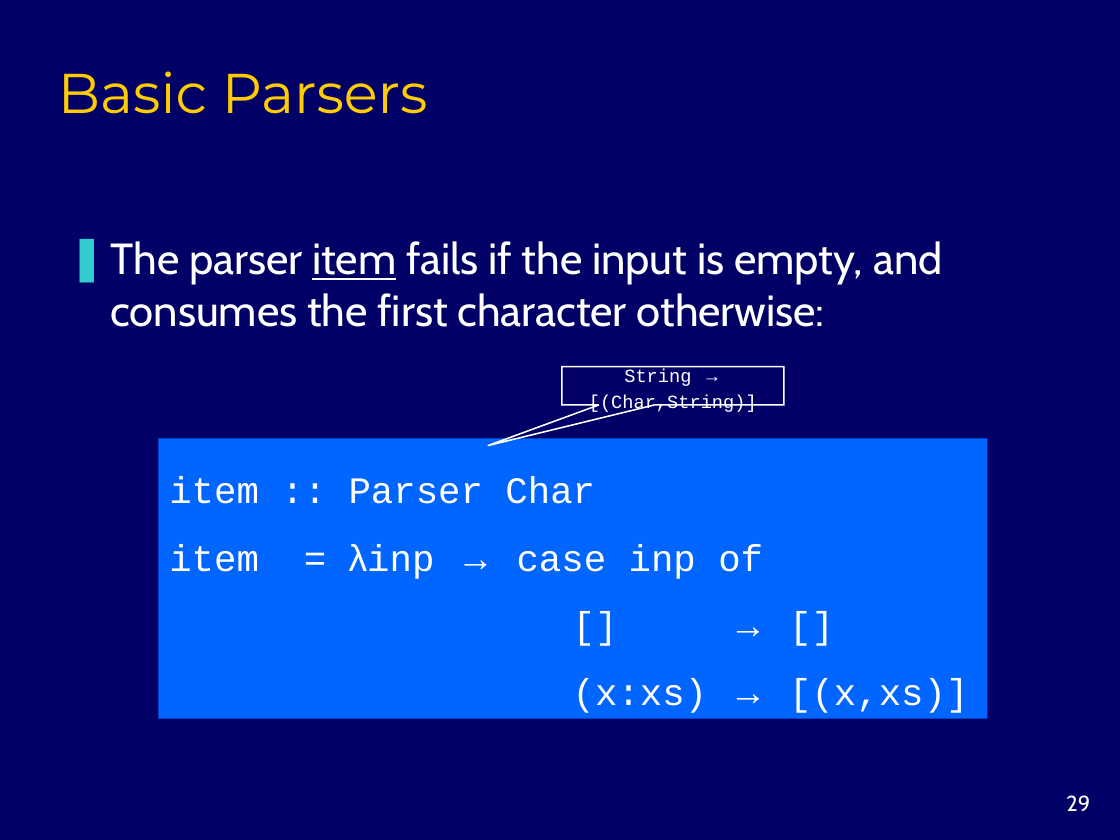
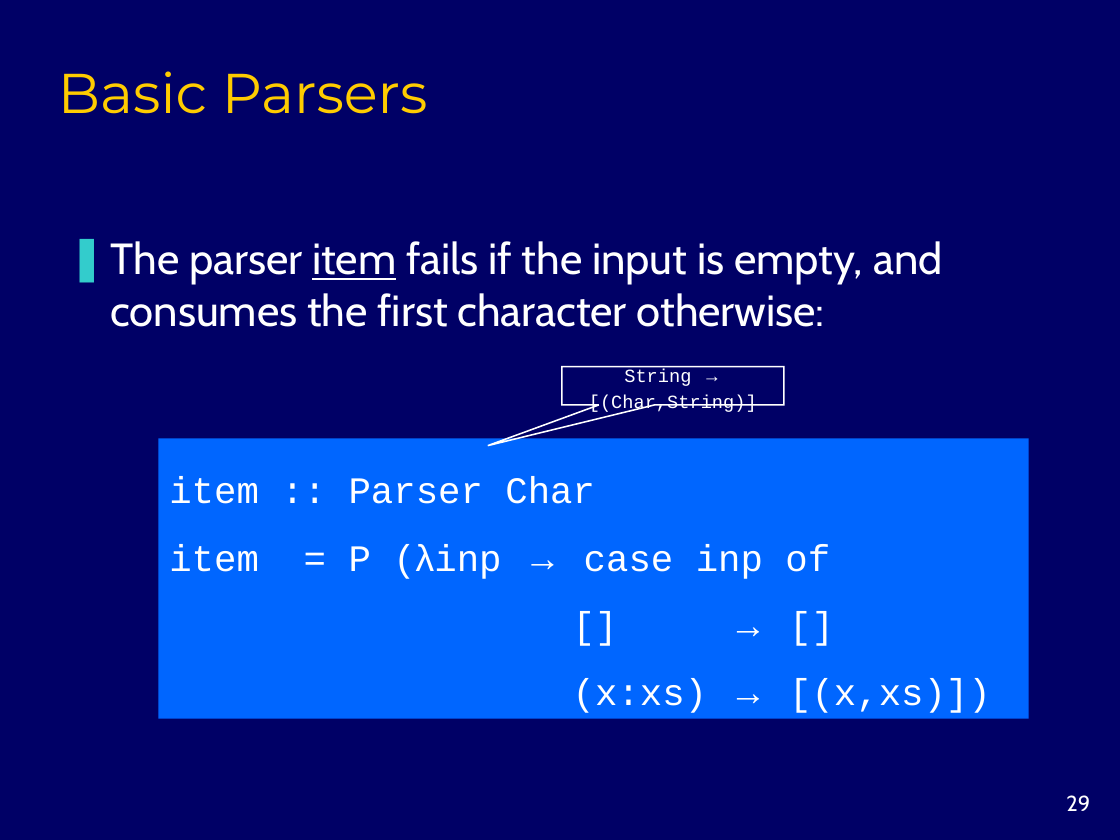
Before and after one commit to harrisonwl/harrisonwl.github.io, a slide deck: slide 29 of assets/courses/popl/fall2016/slides/Parsing.ppt. Drawn at 1120x840 pixels with LibreOffice and Linux fonts; fonts in the diff are those of the drawing. Boxes give left, top, right and bottom in pixels: in the first picture for what was removed or moved away, otherwise in the second. Text is boxed around its words. In the diff, an @@ line names an element or a change of style, - is before the commit and + after.

```diff
--- a/assets/courses/popl/fall2016/slides/Parsing.ppt
+++ b/assets/courses/popl/fall2016/slides/Parsing.ppt
@@ rectangle "item :: Parser Char": place and size @@
-rectangle "item :: Parser Char" at bbox=[158, 438, 987, 718]
+rectangle "item :: Parser Char" at bbox=[158, 438, 1028, 718]
@@ text in rectangle at bbox=[169, 544, 830, 579]: text changed @@
-item = λinp → case inp of
+item = P (λinp → case inp of
@@ text in rectangle at bbox=[573, 678, 991, 713]: text changed @@
-(x:xs) → [(x,xs)]
+(x:xs) → [(x,xs)])
```
Also in this commit, not shown: 6 other slides changed, 4 other files.
